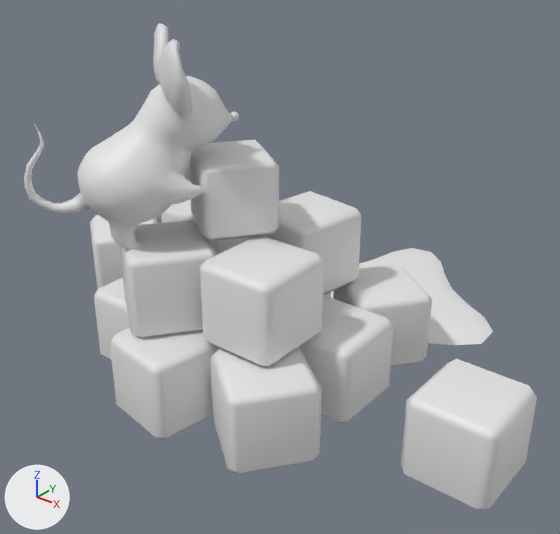
Renders of the OBJ model mge_v18_student_version/assets/mge/models/Towers/IceTower.obj from each side of a commit.
Rendered twice from a 50 mm camera at (2.99, -3.21, 2.83) aimed at (0.1, 0.4, 0.59). The axes (+X, +Y, +Z) are drawn at lower left. The lights are the same throughout. Materials are left out; every surface is plain grey. Where no turn or scale is listed for an object, it has been applied to the vertices. Vertices at the same position are counted once.

The first picture shows 'IceTower'.
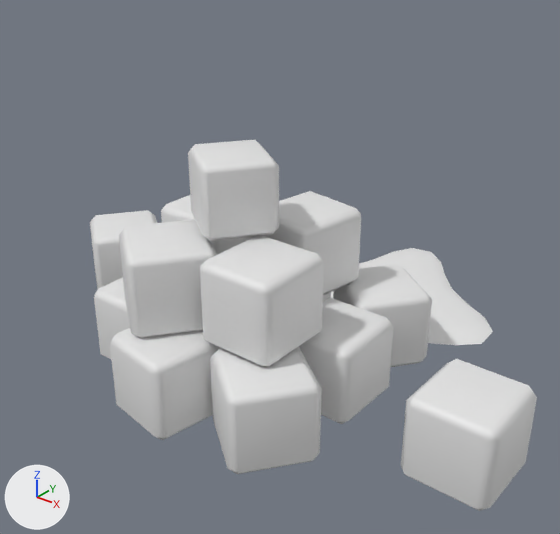
The newer file is also rescaled (x2.0) as a whole; pictures and numbers use the older file's frame.

What differs and where, as boxes [x1, y1, x2, y2] in the pictures (560 x 534 px):
```json
{"object": "IceTower", "change": "reshaped", "before": [24, 23, 537, 511], "after": [90, 140, 537, 511], "on screen": "13% narrower, 24% shorter"}
{"part": 1, "of": "me_icetower", "change": "deleted", "before": [24, 23, 239, 248]}
```

Edits to the scene script, one JSON object a line:
```json
{"block": "me_icetower", "where": "me_icetower.from_pydata(...)  # 1760 vertices, 3446 faces; spans x -1.74..1.96, y -0.98..2.4, z 0.0..2.17"}
{"block": "me_icetower", "where": "# used by ob_icetower; location = (0.0, 0.0, 0.0)"}
{"block": "me_icetower", "change": "me_icetower part 1: the loose piece of 1254 vertices spanning x -0.57..0.27, y -0.98..-0.02, z 1.03..2.17 is deleted"}
```
